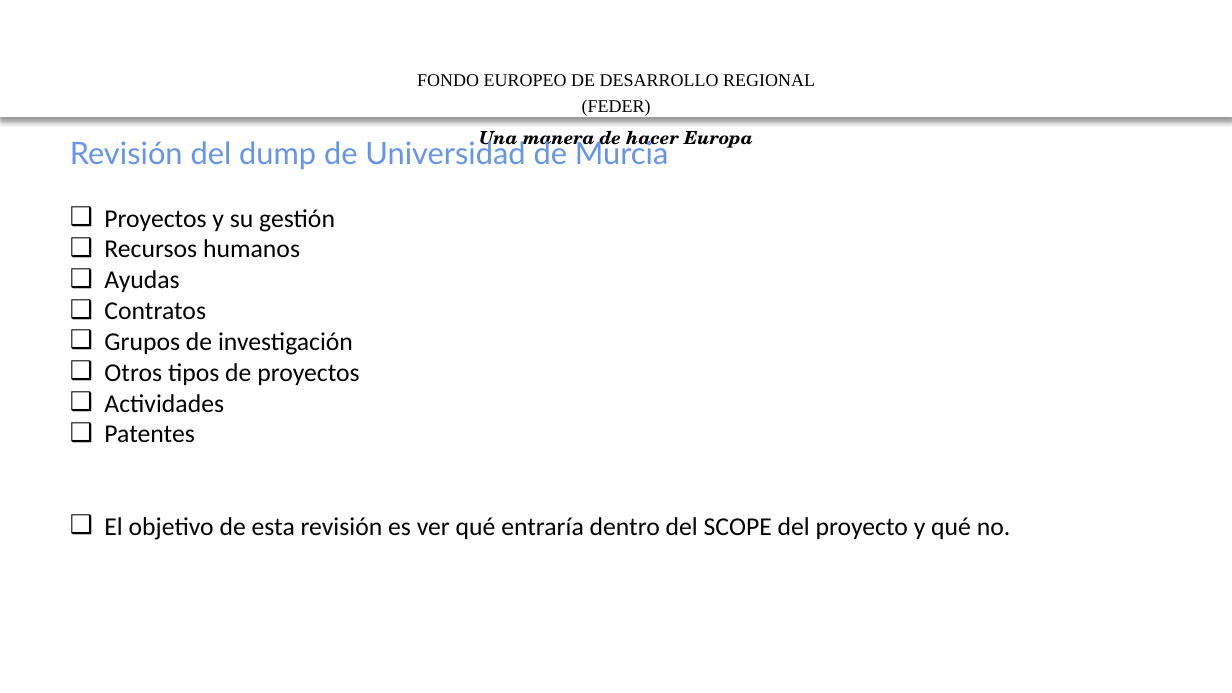
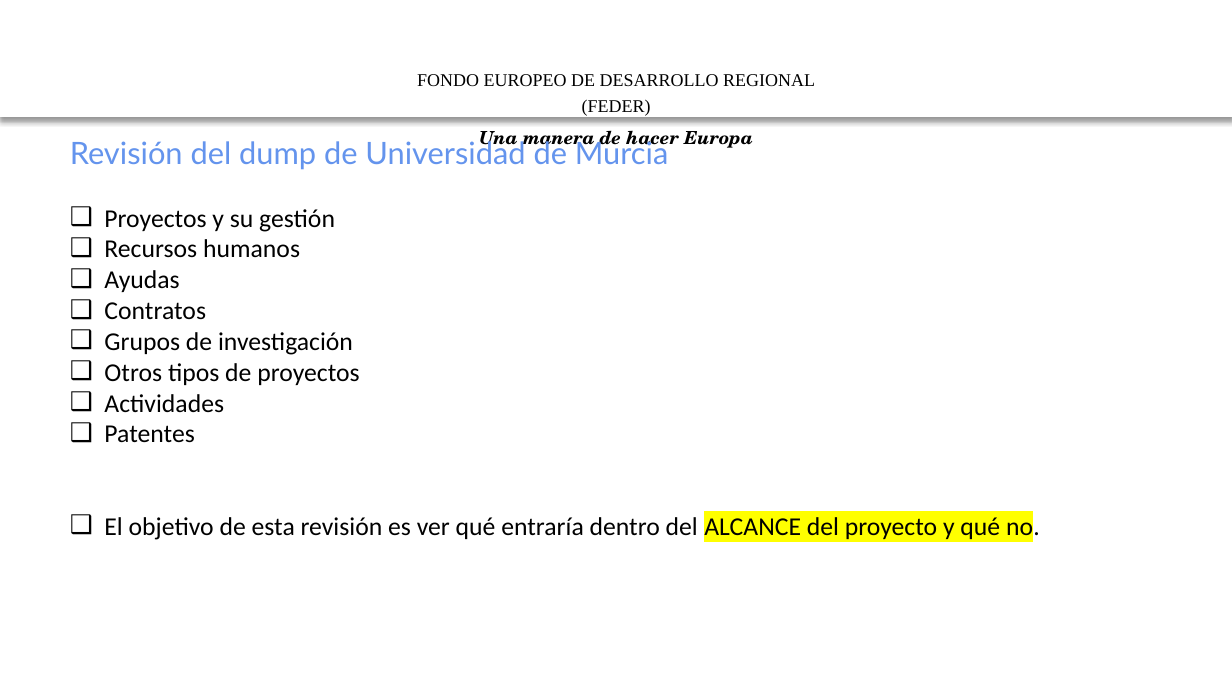
Before and after one commit to mpuerta004/GnossDeustoOnto, a slide deck: slide 12 of 20200109 HERCULES ASIO -ROH-Validación.pptx. Drawn at 1232x693 pixels with LibreOffice and Linux fonts; fonts in the diff are those of the drawing; background and template pictures are left out. Boxes give left, top, right and bottom in pixels: in the first picture for what was removed or moved away, otherwise in the second. Text is boxed around its words. In the diff, an @@ line names an element or a change of style, - is before the commit and + after.

```diff
--- a/20200109 HERCULES ASIO -ROH-Validación.pptx
+++ b/20200109 HERCULES ASIO -ROH-Validación.pptx
@@ text at [104,514,1040,541]: text changed @@
-❑ El objetivo de esta revisión es ver qué entraría dentro del SCOPE del proyecto y qué no.
+❑ El objetivo de esta revisión es ver qué entraría dentro del ALCANCE del proyecto y qué no.
```
Also in this commit, not shown: 2 other slides changed, 5 other files.
